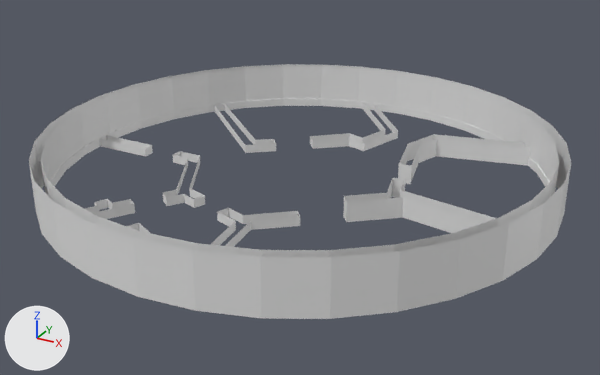
One commit to the Blender file Blender/AgitWall.blend: the scene before it, then after it.
Camera for both pictures: a 50 mm camera at (12.6, -23.87, 11.73) aimed at (-0.34, -0.35, -0.03). The axes (+X, +Y, +Z) are drawn at lower left. The lights are the same throughout. The first picture is the older version.

Before the edit, the objects in view are built like this:
```python
me_circle = bpy.data.meshes.new('Circle')
me_circle.from_pydata(...)  # 224 vertices, 160 faces; spans x -9.6..8.5, y -9.0..9.2, z 0.0..1.8
me_plane = bpy.data.meshes.new('Plane')
me_plane.from_pydata(...)  # 144 vertices, 71 faces; spans x -9.3..8.0, y -8.6..9.0, z 0.0..0.7
ob_sm_agitcircle = bpy.data.objects.new('SM_AgitCircle', me_circle)
ob_sm_agitcircle.location = (0.0, 0.0, 0.0)
ob_sm_agitwall = bpy.data.objects.new('SM_AgitWall', me_plane)
ob_sm_agitwall.location = (0.0, 0.0, 0.0)
```
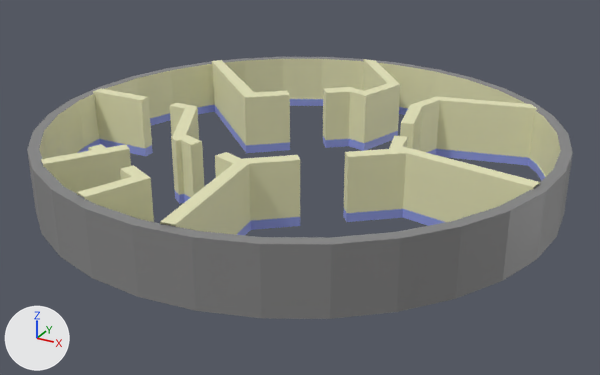
What differs and where, as boxes [x1, y1, x2, y2] in the pictures (600 x 375 px; the box of a moved part takes in the faces that stretch with it):
'SM_AgitCircle', reshaped
    before: [29, 64, 571, 319]
    after: [27, 57, 573, 319]
'SM_AgitWall', reshaped (12% wider, 22% taller)
    before: [84, 103, 531, 247]
    after: [41, 59, 540, 235]
part 1 of me_plane, built on
    before: [162, 105, 349, 206]
    after: [41, 59, 540, 235]
part 2 of me_plane, recoloured
    before: [84, 103, 531, 247]
    after: [100, 131, 529, 235]
part 3 of me_circle, moved or reshaped
    before: [41, 67, 559, 257]
    after: [27, 57, 573, 244]
part 4 of me_circle, recoloured (white to beige)
    before: [41, 67, 559, 257]
    after: [39, 59, 561, 177]
part 5 of me_circle, recoloured
    before: [51, 99, 549, 187]
    after: [77, 99, 545, 181]
part 6 of me_circle, recoloured (white to grey)
    before: [29, 64, 571, 319]
    after: [27, 151, 573, 319]

Patch to the scene script:
```diff
--- a/Blender/AgitWall.blend.py
+++ b/Blender/AgitWall.blend.py
@@ mat_m_wallpaper01 @@
+mat_m_wallpaper01 = principled_material('M_Wallpaper01')
+mat_m_wallpaper01.base_color = (0.8, 0.791, 0.494)  # beige #e7e6bb
@@ mat_m_wallgray @@
+mat_m_wallgray = principled_material('M_WallGray')
+mat_m_wallgray.base_color = (0.241, 0.241, 0.241)  # grey #878787
@@ mat_m_wallpaper02 @@
+mat_m_wallpaper02 = principled_material('M_Wallpaper02')
+mat_m_wallpaper02.base_color = (0.286, 0.338, 0.8)  # blue #929de7
@@ me_plane @@
 # used by ob_sm_agitwall; location = (0.0, 0.0, 0.0)
-me_plane.from_pydata(...)  # 144 vertices, 71 faces; spans x -9.3..8.0, y -8.6..9.0, z 0.0..0.7
+me_plane.from_pydata(...)  # 216 vertices, 135 faces; spans x -9.3..8.0, y -8.6..8.7, z 0.0..2.2
+# me_plane part 1
+# 18 faces are deleted
+# 17 vertices in x 2.1..8.0, y -2.1..5.9, z 0.7 move by (0.0, 0.0, -0.4)
+# 15 vertices move from x -3.8..-1.7, y -3.9..9.0, z 0.0..0.3 to x -7.8..-0.6, y -3.5..8.7, z 0.0..2.2
+# 6 vertices are added at (-3.7, 1.5, 0.3), (-3.2, -3.5, 0.3), (-3.6, -3.3, 0.3), (-2.8, 3.0, 0.3), (-1.7, 3.9, 0.3), (-1.3, 3.5, 0.3)
+# 60 new vertices lie (0.0, 0.0, 1.9) away from vertices in x -9.3..8.0, y -8.6..9.0, z 0.3..0.7
+# 6 new vertices lie (0.0, 0.0, 1.9) away from vertices in x -3.7..-1.3, y -3.5..3.9, z 0.3
+# 10 new faces join them, mat_m_wallpaper02 (blue #929de7)
+# 72 new faces join them, mat_m_wallpaper01 (beige #e7e6bb)
+# me_plane part 2: 53 faces spanning x -9.3..8.0, y -8.6..8.7, z 0.0..0.3 switch from no material to mat_m_wallpaper02 (blue #929de7)
+me_plane.materials.append(mat_m_wallpaper01)  # beige #e7e6bb
@@ me_circle @@
 # used by ob_sm_agitcircle; location = (0.0, 0.0, 0.0)
-me_circle.from_pydata(...)  # 224 vertices, 160 faces; spans x -9.6..8.5, y -9.0..9.2, z 0.0..1.8
+me_circle.from_pydata(...)  # 224 vertices, 192 faces; spans x -9.6..8.5, y -9.0..9.2, z 0.0..2.2
+# me_circle part 3
+# 64 vertices in x -9.6..8.5, y -9.0..9.2, z 1.8 move by (0.0, 0.0, 0.4)
+# 32 new faces join them, mat_m_wallgray (grey #878787)
+# me_circle part 4: 96 faces spanning x -9.3..8.1, y -8.6..8.8, z 0.0..2.2 switch from no material to mat_m_wallpaper01 (beige #e7e6bb)
+# me_circle part 5: 32 faces spanning x -9.2..8.1, y -8.6..8.8, z 0.0..0.3 switch from no material to mat_m_wallpaper02 (blue #929de7)
+# me_circle part 6: 32 faces spanning x -9.6..8.5, y -9.0..9.2, z 0.0..2.2 switch from no material to mat_m_wallgray (grey #878787)
```
